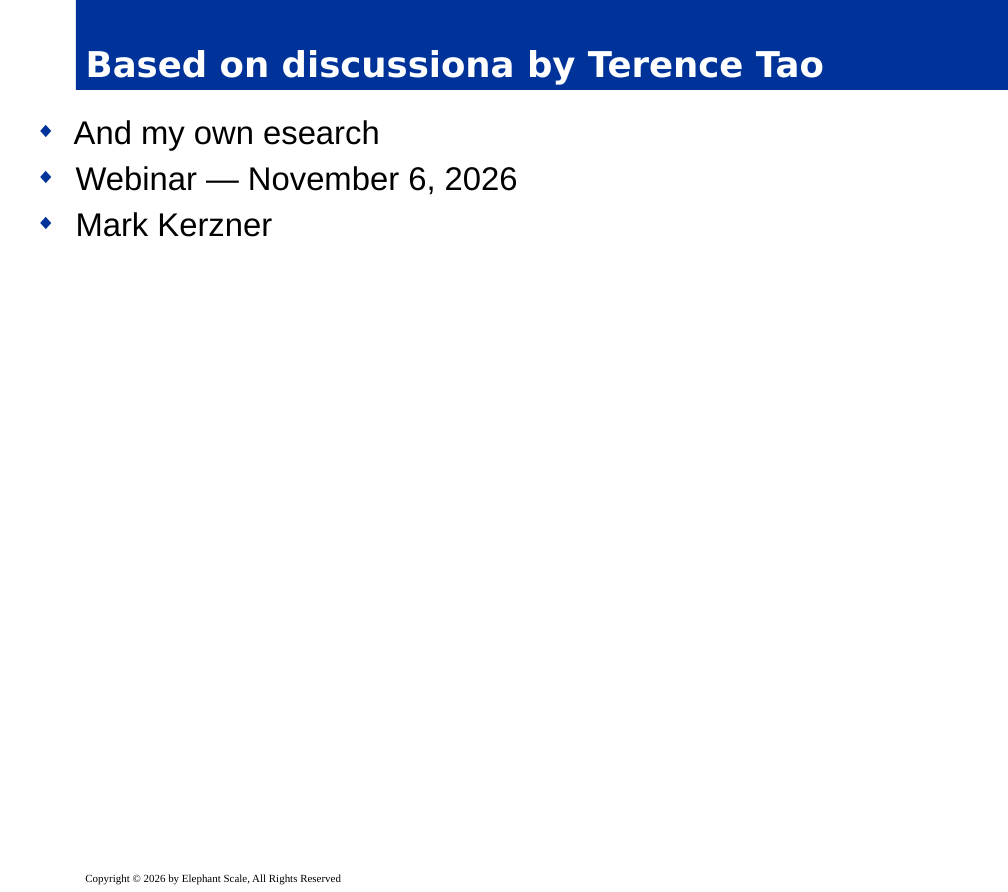
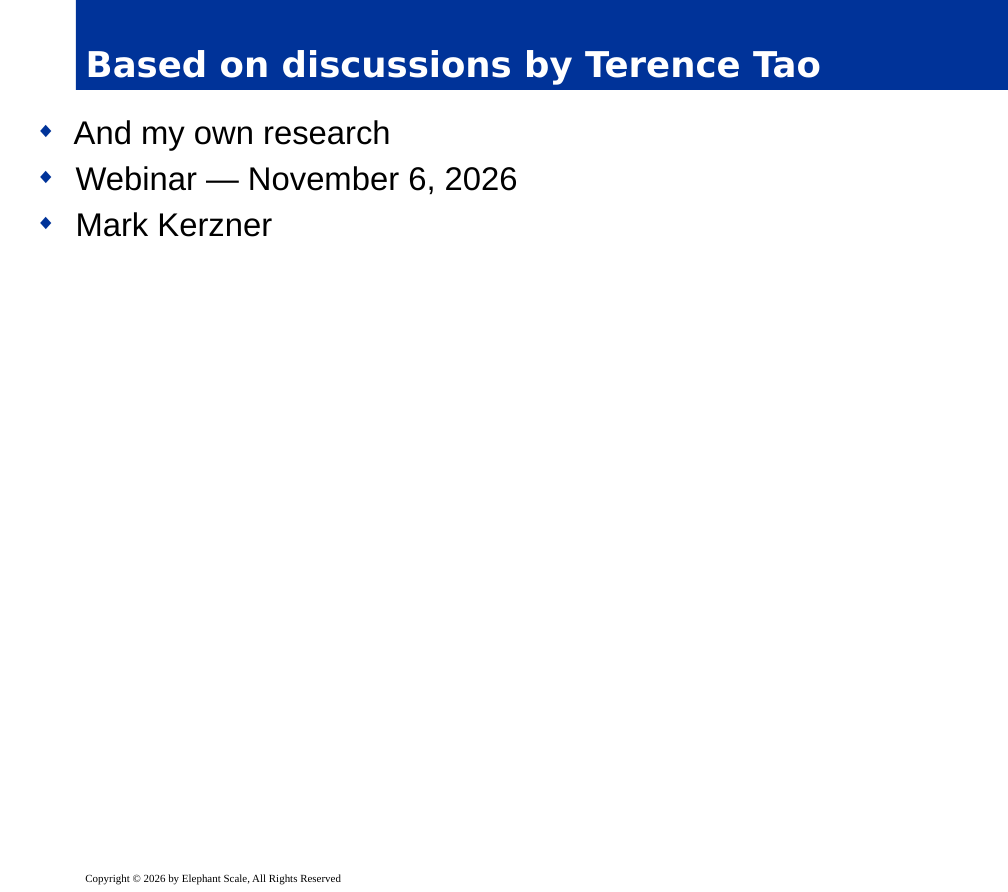
Before and after one commit to elephantscale/OpenAI-labs, a slide deck: slide 2 of 120-eight-questions-on-math-and-AI/slides/release/01__intro.pptx. Drawn at 1008x892 pixels with LibreOffice and Linux fonts; fonts in the diff are those of the drawing; background and template pictures are left out. Boxes give left, top, right and bottom in pixels: in the first picture for what was removed or moved away, otherwise in the second. Text is boxed around its words. In the diff, an @@ line names an element or a change of style, - is before the commit and + after.

```diff
--- a/120-eight-questions-on-math-and-AI/slides/release/01__intro.pptx
+++ b/120-eight-questions-on-math-and-AI/slides/release/01__intro.pptx
@@ title at [86,50,821,85]: text changed @@
-Based on discussiona by Terence Tao
+Based on discussions by Terence Tao
@@ text at [74,120,391,151]: text changed @@
-◆ And my own esearch
+◆ And my own research
```
Also in this commit, not shown: 8 other slides changed, 1 other file.
